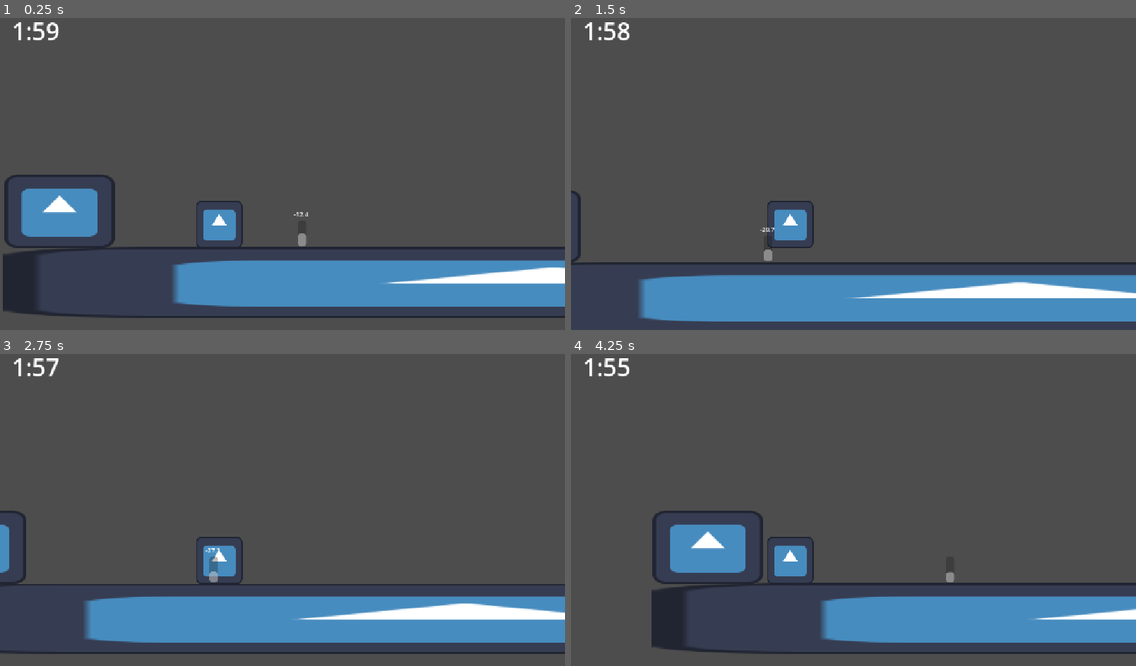
Above: before the commit, frames 1-4 (two rows, left to right).
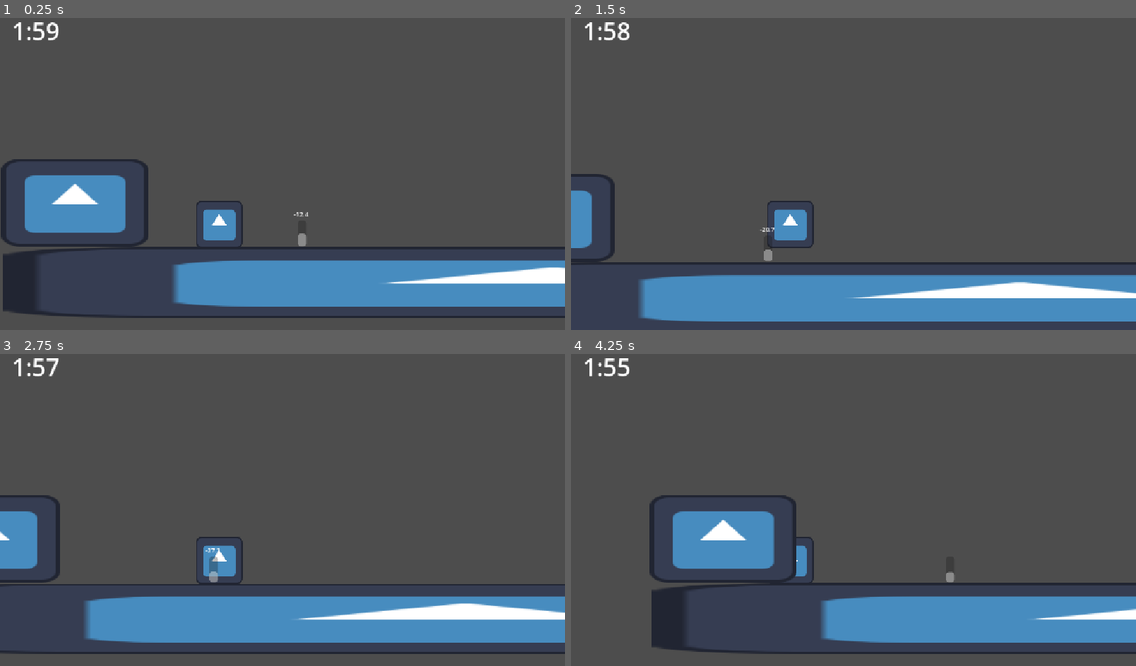
Above: after the commit, the same moments.

Repository: Ollieblock1/WHACK2026
Game: Godot game, scene res://scenes/managers/game_manager.tscn
Two runs of this game, one before a commit and one after it. Both use one fixed random seed, a clock stepped at 60 frames per second and the inputs below. The project has no main scene, so this scene is started directly. The engine's default icon, where the game draws it, is replaced by a stand-in: a white triangle on a blue panel in a dark square.
Inputs:
- Up to frame 1 (0.25 s): no input
- Up to frame 2 (1.5 s): tap Enter at 0.5 s; hold Right (moveRight) from 0.53 s (still down); tap Space (moveJump) at 0.77 s
- Up to frame 3 (2.75 s): tap Space (moveJump) at 1.52 s; release Right (moveRight) at 2.03 s; hold A (moveLeft) from 2.03 s (still down)
- Up to frame 4 (4.25 s): keep holding A (moveLeft); tap Space (moveJump) at 3.02, 3.77 s

The runs differ from the first frame. In frame 1, 3.2% of the frame differs, in the area x 0-27%, y 45-74%; in frame 2, 1.1%; in frame 3, 1.5%; in frame 4, 3.4%, in the area x 13-40%, y 45-74%.

Commit message:
added a ship object to connect to the game_manager

Diff:
--- a/project.godot
+++ b/project.godot
@@ -18,6 +18,10 @@
 
 window/stretch/mode="canvas_items"
 window/stretch/aspect="expand"
+
+[global_group]
+
+player=""
 
 [input]
 
@@ -40,6 +44,21 @@
 , Object(InputEventKey,"resource_local_to_scene":false,"resource_name":"","device":-1,"window_id":0,"alt_pressed":false …(186 unchanged characters)…
 ]
 }
+select1={
+"deadzone": 0.2,
+"events": [Object(InputEventKey,"resource_local_to_scene":false,"resource_name":"","device":-1,"window_id":0,"alt_pressed":false,"shift_pressed":false,"ctrl_pressed":false,"meta_pressed":false,"pressed":false,"keycode":0,"physical_keycode":49,"key_label":0,"unicode":49,"location":0,"echo":false,"script":null)
+]
+}
+select2={
+"deadzone": 0.2,
+"events": [Object(InputEventKey,"resource_local_to_scene":false,"resource_name":"","device":-1,"window_id":0,"alt_pressed":false,"shift_pressed":false,"ctrl_pressed":false,"meta_pressed":false,"pressed":false,"keycode":0,"physical_keycode":50,"key_label":0,"unicode":50,"location":0,"echo":false,"script":null)
+]
+}
+select3={
+"deadzone": 0.2,
+"events": [Object(InputEventKey,"resource_local_to_scene":false,"resource_name":"","device":-1,"window_id":0,"alt_pressed":false,"shift_pressed":false,"ctrl_pressed":false,"meta_pressed":false,"pressed":false,"keycode":0,"physical_keycode":51,"key_label":0,"unicode":51,"location":0,"echo":false,"script":null)
+]
+}
 
 [layer_names]
 
--- a/scenes/level/level.tscn
+++ b/scenes/level/level.tscn
@@ -1,25 +1,14 @@
 [gd_scene format=3 uid="uid://d1lv7x0c5ogpj"]
 
+[ext_resource type="Script" uid="uid://c0ck5mbexxmq4" path="res://scripts/level/level.gd" id="1_i166f"]
 [ext_resource type="Texture2D" uid="uid://dpunqpfijmmdo" path="res://icon.svg" id="2_i166f"]
-
-[sub_resource type="RectangleShape2D" id="RectangleShape2D_poog2"]
-size = Vector2(286, 200)
+[ext_resource type="PackedScene" uid="uid://de2a504k2rywt" path="res://scenes/ship/ship.tscn" id="2_nbgty"]
 
 [sub_resource type="RectangleShape2D" id="RectangleShape2D_hq1vv"]
 size = Vector2(2986, 192)
 
 [node name="Level" type="Node2D" unique_id=1287492299]
-
-[node name="Ship" type="Area2D" parent="." unique_id=213835000]
-
-[node name="CollisionShape2D" type="CollisionShape2D" parent="Ship" unique_id=705960180]
-position = Vector2(-432, 34)
-shape = SubResource("RectangleShape2D_poog2")
-
-[node name="Sprite2D" type="Sprite2D" parent="Ship" unique_id=76057104]
-position = Vector2(-434, 33.5)
-scale = Vector2(2.34375, 1.5546875)
-texture = ExtResource("2_i166f")
+script = ExtResource("1_i166f")
 
 [node name="floor" type="StaticBody2D" parent="." unique_id=768738622]
 
@@ -31,3 +20,8 @@
 position = Vector2(909.49994, 227)
 scale = Vector2(23.38281, 1.5)
 texture = ExtResource("2_i166f")
+
+[node name="Ship2" parent="." unique_id=1740454847 instance=ExtResource("2_nbgty")]
+position = Vector2(-386, 9)
+
+[connection signal="levelOver" from="Ship2" to="." method="_on_ship_2_level_over"]
--- a/scenes/managers/game_manager.tscn
+++ b/scenes/managers/game_manager.tscn
@@ -24,3 +24,4 @@
 scale = Vector2(1.3, 1.3)
 
 [connection signal="oxygenLost" from="Player/Camera" to="." method="_on_camera_oxygen_lost"]
+[connection signal="levelOver" from="Level" to="." method="_on_level_level_over"]
--- a/scenes/player/player.tscn
+++ b/scenes/player/player.tscn
@@ -9,7 +9,7 @@
 [sub_resource type="CircleShape2D" id="CircleShape2D_3bixf"]
 radius = 396.61063
 
-[node name="Player" type="CharacterBody2D" unique_id=2066525280]
+[node name="Player" type="CharacterBody2D" unique_id=2066525280 groups=["player"]]
 script = ExtResource("1_dovo2")
 
 [node name="CollisionShape2D" type="CollisionShape2D" parent="." unique_id=1881094132]
--- /dev/null
+++ b/scenes/ship/ship.tscn
@@ -0,0 +1,20 @@
+[gd_scene format=3 uid="uid://de2a504k2rywt"]
+
+[ext_resource type="Texture2D" uid="uid://dpunqpfijmmdo" path="res://icon.svg" id="1_ccv4y"]
+[ext_resource type="Script" uid="uid://csql3xj237l0j" path="res://scripts/ship/ship.gd" id="1_u5c2e"]
+
+[sub_resource type="RectangleShape2D" id="RectangleShape2D_poog2"]
+size = Vector2(388, 234)
+
+[node name="Ship" type="Area2D" unique_id=1740454847]
+script = ExtResource("1_u5c2e")
+
+[node name="CollisionShape2D" type="CollisionShape2D" parent="." unique_id=62632573]
+shape = SubResource("RectangleShape2D_poog2")
+
+[node name="Sprite2D" type="Sprite2D" parent="." unique_id=822261456]
+position = Vector2(-6, 1)
+scale = Vector2(3.125, 1.859375)
+texture = ExtResource("1_ccv4y")
+
+[connection signal="body_entered" from="." to="." method="_on_body_entered"]
--- /dev/null
+++ b/scripts/level/level.gd
@@ -0,0 +1,6 @@
+extends Node2D
+
+signal levelOver
+
+func _on_ship_2_level_over() -> void:
+	levelOver.emit()
--- a/scripts/player/player.gd
+++ b/scripts/player/player.gd
@@ -1,5 +1,4 @@
 extends CharacterBody2D
-
 
 const SPEED = 300.0
 const JUMP_VELOCITY = -400.0
--- /dev/null
+++ b/scripts/ship/ship.gd
@@ -0,0 +1,7 @@
+extends Area2D
+
+signal levelOver
+
+func _on_body_entered(body: Node2D) -> void:
+	if body.is_in_group("player"):
+		levelOver.emit()
Not shown, added: scripts/level/level.gd.uid
Not shown, added: scripts/ship/ship.gd.uid
